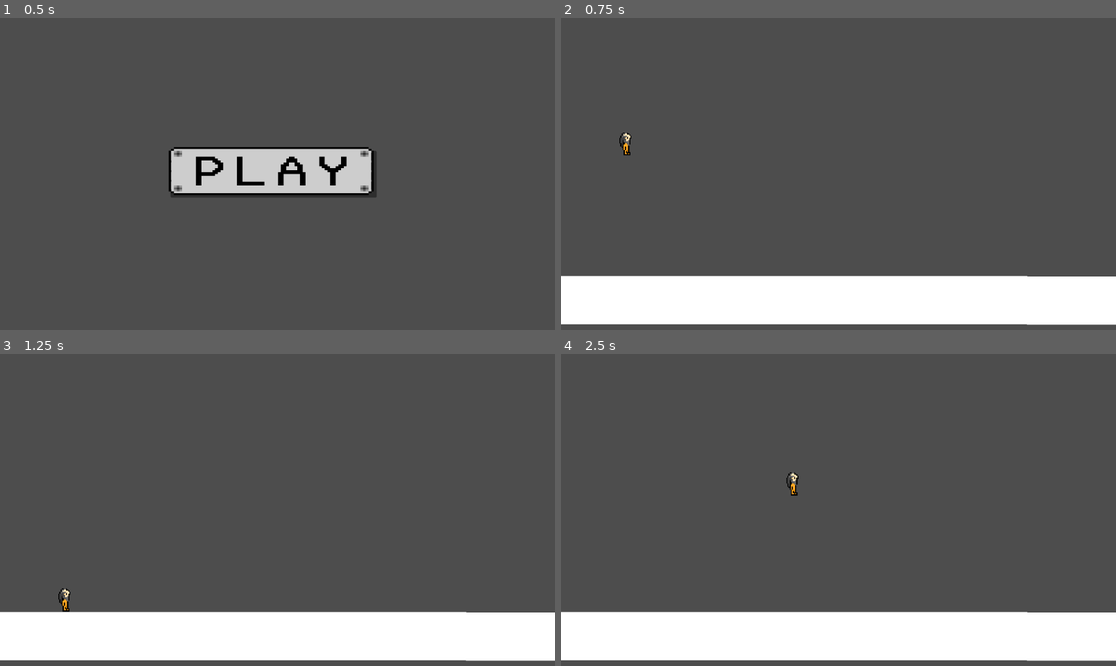
Above: before the commit, frames 1-4 (two rows, left to right).
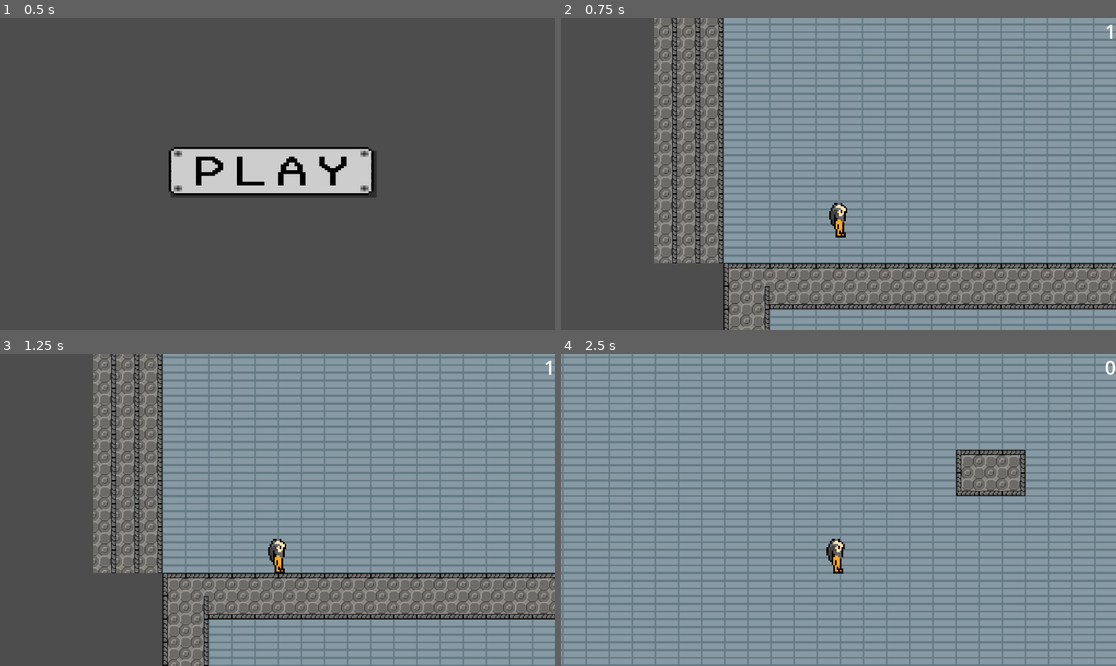
Above: after the commit, the same moments.

Repository: tristeceratops/42GameJam
Game: Godot game, scene res://recource/starting screen.tscn
Two runs of this game, one before a commit and one after it. Both use one fixed random seed, a clock stepped at 60 frames per second and the inputs below. The engine's default icon, where the game draws it, is replaced by a stand-in: a white triangle on a blue panel in a dark square.
Inputs (mouse positions are in pixels of both pictures, inside the frame that each line leads up to):
- Up to frame 1 (0.5 s): no input
- Up to frame 2 (0.75 s): click (832, 174) at 0.5 s
- Up to frame 3 (1.25 s): no input
- Up to frame 4 (2.5 s): move the mouse to (960, 494) at 1.27 s; hold S (crouch) 1.28-2.03 s; hold D (move_right) from 1.28 s (still down); tap Space (jump) at 1.52, 2.27 s; move the mouse to (727, 525) at 2.02 s; tap E (dash) at 2.1 s

Frame 1 is identical in both runs. In frame 2, 83% of the frame differs, in the area x 0-100%, y 0-100%; in frame 3, 81%; in frame 4, 100%.

Commit message:
TIMER
made it, so if the timer runs out you go in the death screen

Diff:
--- /dev/null
+++ b/george-game/Script/death_screen.gd
@@ -0,0 +1,15 @@
+extends Control
+
+
+# Called when the node enters the scene tree for the first time.
+func _ready() -> void:
+	pass # Replace with function body.
+
+
+# Called every frame. 'delta' is the elapsed time since the previous frame.
+func _process(delta: float) -> void:
+	pass
+
+
+func _on_button_pressed() -> void:
+	get_tree().change_scene_to_file("res://recource/starting screen.tscn")
--- a/george-game/Script/timer_canvas.gd
+++ b/george-game/Script/timer_canvas.gd
@@ -1,10 +1,14 @@
 extends CanvasLayer
 
-@export var initial_time: int = 42  # Starting time for the countdown
+@export var initial_time: int = 1  # Starting time for the countdown
 @onready var game_over = $Gameover
+var time_to_die = 0
 var current_time: int = 0  # Tracks remaining time
 signal time_ran_out  # Signal emitted when time reaches zero
 signal rush
+
+func wait(seconds: float) -> void:
+	await get_tree().create_timer(seconds).timeout
 
 func _ready() -> void:
 	current_time = initial_time  # Initialize the current time
@@ -26,3 +30,5 @@
 		game_over.play()
 		emit_signal("time_ran_out")  # Emit signal when time reaches zero
 		$Countdown_timer.stop()  # Stop the timer
+		await get_tree().create_timer(2.5).timeout
+		get_tree().change_scene_to_file("res://recource/death_screen.tscn")
--- a/george-game/level_basti.tscn
+++ b/george-game/level/level_basti.tscn
@@ -1,9 +1,9 @@
 [gd_scene load_steps=28 format=4 uid="uid://bb2vjw3r6b7tb"]
 
-[ext_resource type="Texture2D" uid="uid://bwyi46cjn8qqu" path="res://art/tileset/big_set_1.png" id="1_l8e3r"]
-[ext_resource type="PackedScene" uid="uid://6as4jbekq0c3" path="res://recource/player.tscn" id="2_tshxt"]
-[ext_resource type="PackedScene" uid="uid://tdbww7qbhgv8" path="res://recource/timer_canvas.tscn" id="3_a144m"]
-[ext_resource type="PackedScene" uid="uid://btymfyif16gfr" path="res://recource/platforn_right_left.tscn" id="4_cm77i"]
+[ext_resource type="Texture2D" uid="uid://bwyi46cjn8qqu" path="res://art/tileset/big_set_1.png" id="1_cnvqb"]
+[ext_resource type="PackedScene" uid="uid://tdbww7qbhgv8" path="res://recource/timer_canvas.tscn" id="2_buxuv"]
+[ext_resource type="PackedScene" uid="uid://btymfyif16gfr" path="res://recource/platforn_right_left.tscn" id="3_sgaxt"]
+[ext_resource type="PackedScene" uid="uid://6as4jbekq0c3" path="res://recource/player.tscn" id="4_p1644"]
 
 [sub_resource type="OccluderPolygon2D" id="OccluderPolygon2D_5dayq"]
 polygon = PackedVector2Array(-16, -16, 16, -16, 16, 16, -16, 16)
--- a/george-game/old stuff/scripts/last main/starting_screen.gd
+++ b/george-game/old stuff/scripts/last main/starting_screen.gd
@@ -1,6 +1,6 @@
 extends Control
 
-var scene_folder_path = "res://testing stages/"
+var scene_folder_path = "res://level/"
 var i = 42
 var dir = DirAccess.open(scene_folder_path)
 var scenes
--- a/george-game/old stuff/resources/last main/death_screen.tscn
+++ b/george-game/recource/death_screen.tscn
@@ -1,4 +1,6 @@
-[gd_scene format=3 uid="uid://drpy6d5c2sldl"]
+[gd_scene load_steps=2 format=3 uid="uid://drpy6d5c2sldl"]
+
+[ext_resource type="Script" path="res://Script/death_screen.gd" id="1_b5chr"]
 
 [node name="DEATH SCREEN" type="Control"]
 layout_mode = 3
@@ -9,6 +11,7 @@
 anchor_bottom = 0.5
 grow_horizontal = 2
 grow_vertical = 2
+script = ExtResource("1_b5chr")
 
 [node name="Button" type="Button" parent="."]
 layout_mode = 1
Not shown: 3 places in george-game/level/level_basti.tscn that only renumber resources
